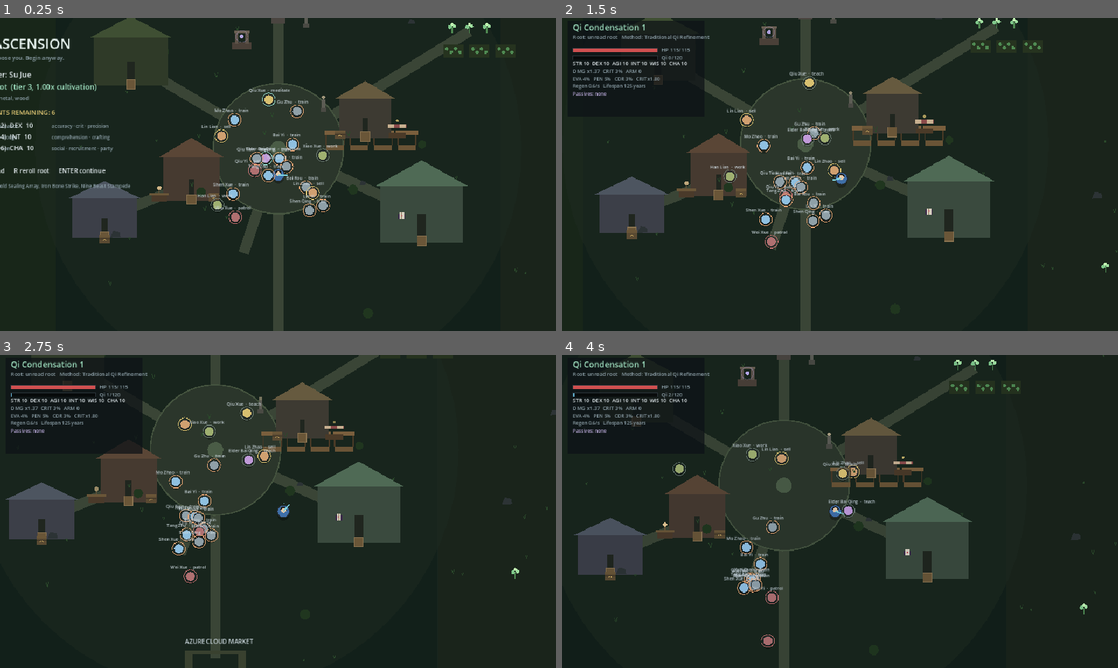
Above: before the commit, frames 1-4 (two rows, left to right).
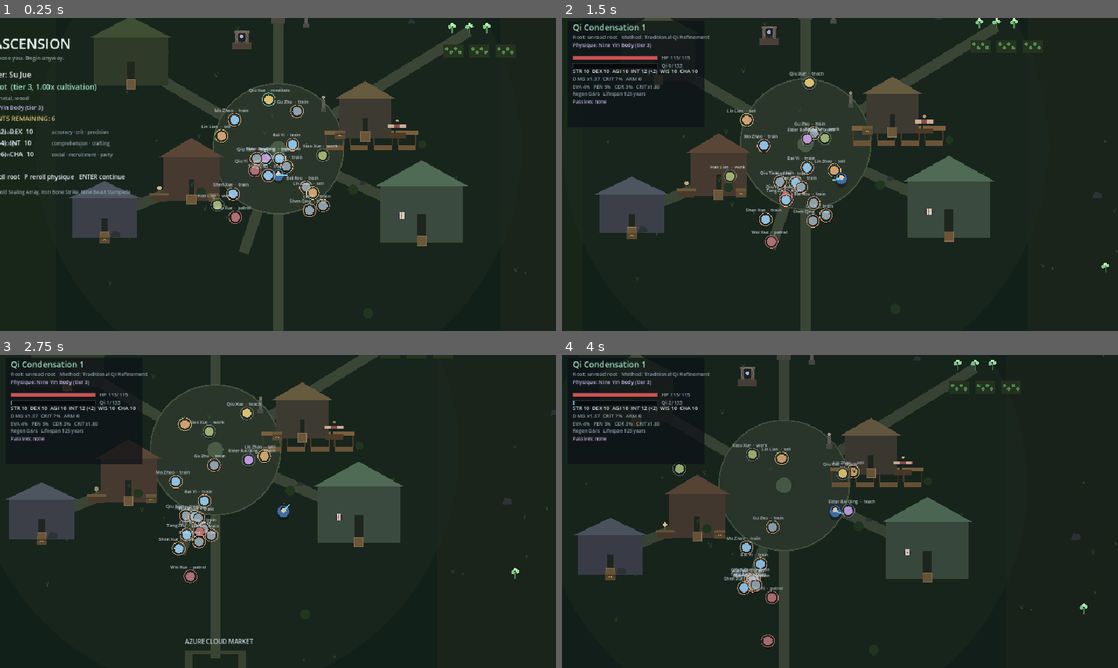
Above: after the commit, the same moments.

Repository: jiinzaa-creates/eternal-ascension
Game: Godot game, scene res://scenes/main.tscn
The game is run twice, just before and just after one commit, with the same random seed, the same clock (stepped at 60 frames per second) and the same inputs.
Inputs (mouse positions are in pixels of both pictures, inside the frame that each line leads up to):
- Up to frame 1 (0.25 s): no input
- Up to frame 2 (1.5 s): tap Enter (accept) at 0.5 s; move the mouse to (962, 158) at 0.52 s; hold D (move_right) 0.53-1.28 s; hold Enter (accept) 0.53-1.28 s; click (962, 158) at 0.67 s; tap N (creation_presentation) at 0.8, 1.35 s; move the mouse to (728, 190) at 1.27 s; hold S (move_down) from 1.28 s (still down)
- Up to frame 3 (2.75 s): tap R (reroll) at 1.55 s; move the mouse to (333, 442) at 2.02 s; release S (move_down) at 2.03 s; hold D (move_right) from 2.03 s (still down); hold R (reroll) from 2.03 s (still down); tap P (creation_physique, bound only after the commit) at 2.3 s
- Up to frame 4 (4 s): move the mouse to (812, 574) at 2.77 s; release D (move_right) at 2.78 s; release R (reroll) at 2.78 s; hold W (move_up) 2.78-3.53 s; tap P (creation_physique, bound only after the commit) at 2.85 s; click (812, 574) at 2.92 s; tap Enter (accept) at 3.05 s; move the mouse to (1006, 558) at 3.52 s; hold A (move_left) from 3.53 s (still down); hold Enter (accept) from 3.53 s (still down); tap N (creation_presentation) at 3.8 s

The runs differ from the first frame. In frame 1, 1.9% of the frame differs, in the area x 0-24%, y 27-57%; in frame 2, 1.3%; in frame 3, 1.5%; in frame 4, 1.3%.

Commit message:
M20: physiques with rolls, pipeline effects and inheritance
Milestone 20. Physiques were listed in the roadmap and did not exist at all: no
data, no roll, no effect, no way to inherit one.

- data/physiques.json defines seven weighted bodies from Mortal Frame (tier 1,
  no mods) to Chaotic Spirit Embryo (tier 5), each with a blurb and mods.
- A physique is mods only and enters StatBlock.rebuild as a fifth argument, the
  same path equipment and passives use. There is no physique-specific stat code.
- Physiques.roll(key) is weighted and deterministic through Rng, so a run's body
  is repeatable and a reroll (P at creation) advances the counter.
- Inheritance is monotonic: best_of and Player.inherit_physique accept only a
  strictly higher tier and ties keep the current body, so the realm altar can
  never hand out a downgrade. It rolls from realm_seed and is saved.
- Creation shows the rolled physique and its tier; HUD vitals list it for the
  rest of the run. Save/load carries the id; legacy saves get Mortal Frame,
  whose empty mods leave old characters untouched.
- DB validates physique ids, tiers and that every mod names a stat.

Verified: import exit 0; unit PASS 700 / FAIL 0; integration PASS 257 / FAIL 0;
boot smoke 240 frames exit 0.

🤖 Generated with Codebuff
Co-Authored-By: Codebuff <noreply@codebuff.com>

Diff:
--- a/game/core/db.gd
+++ b/game/core/db.gd
@@ -20,6 +20,7 @@
 var npc_data: Dictionary = {}
 var biomes: Array = []
 var origins: Array = []
+var physiques: Array = []
 
 var _by_id: Dictionary = {}
 
@@ -46,6 +47,7 @@
 	npc_data = _read("npcs.json")
 	biomes = _read("biomes.json").get("biomes", [])
 	origins = _read("origins.json").get("origins", [])
+	physiques = _read("physiques.json").get("physiques", [])
 
 	_index("realm", realms)
 	_index("root", roots)
@@ -58,6 +60,7 @@
 	_index("quest", quests)
 	_index("biome", biomes)
 	_index("origin", origins)
+	_index("physique", physiques)
 
 
 func _read(file: String) -> Dictionary:
@@ -130,6 +133,10 @@
 
 func origin(id: String) -> Dictionary:
 	return by_id("origin", id)
+
+
+func physique(id: String) -> Dictionary:
+	return by_id("physique", id)
 
 
 ## Snapshot of every biome by id. Passed to worker threads, so it is detached
@@ -260,6 +267,25 @@
 			if String(enemy.get("name", "")) == "":
 				problems.append("biome %s has an unnamed enemy" % id)
 
+	if physiques.size() < 6:
+		problems.append("expected at least 6 physiques, found %d" % physiques.size())
+	var physique_ids: Dictionary = {}
+	for p in physiques:
+		var id := String(p.get("id", ""))
+		if id == "":
+			problems.append("physique without id")
+			continue
+		if physique_ids.has(id):
+			problems.append("duplicate physique id " + id)
+		physique_ids[id] = true
+		if String(p.get("name", "")) == "":
+			problems.append("physique %s has no name" % id)
+		if int(p.get("tier", 0)) < 1 or int(p.get("tier", 0)) > Physiques.MAX_TIER:
+			problems.append("physique %s has an out-of-range tier" % id)
+		for mod in p.get("mods", []):
+			if String(mod.get("stat", "")) == "":
+				problems.append("physique %s has a mod without a stat" % id)
+
 	if origins.size() < 3:
 		problems.append("expected at least 3 character origins, found %d" % origins.size())
 	var origin_ids: Dictionary = {}
@@ -310,4 +336,5 @@
 		"archetypes": archetypes().size(),
 		"biomes": biomes.size(),
 		"origins": origins.size(),
+		"physiques": physiques.size(),
 	}
--- a/game/core/settings.gd
+++ b/game/core/settings.gd
@@ -42,6 +42,7 @@
 	"creation_hair": [KEY_X],
 	"creation_skin": [KEY_C],
 	"creation_presentation": [KEY_N],
+	"creation_physique": [KEY_P],
 }
 
 const MOUSE_BINDINGS := {
--- /dev/null
+++ b/game/data/physiques.json
@@ -0,0 +1,83 @@
+{
+  "physiques": [
+    {
+      "id": "physique.mortal_frame",
+      "name": "Mortal Frame",
+      "tier": 1,
+      "weight": 2600,
+      "blurb": "An ordinary body, unremarkable and stubborn. It will have to be enough.",
+      "mods": []
+    },
+    {
+      "id": "physique.iron_bone",
+      "name": "Iron Bone",
+      "tier": 2,
+      "weight": 1200,
+      "blurb": "Bones that ring like struck metal. Blows land, but they land shallow.",
+      "mods": [
+        {"stat": "armor", "value": 8},
+        {"stat": "str", "value": 2}
+      ]
+    },
+    {
+      "id": "physique.pure_yang",
+      "name": "Pure Yang Body",
+      "tier": 2,
+      "weight": 900,
+      "blurb": "Yang qi pools in the meridians without effort, and old wounds close on their own.",
+      "mods": [
+        {"stat": "qi_max_pct", "value": 8},
+        {"stat": "health_regen", "value": 0.4}
+      ]
+    },
+    {
+      "id": "physique.wind_stepping",
+      "name": "Wind-Stepping Body",
+      "tier": 3,
+      "weight": 600,
+      "blurb": "The body forgets its weight. Dust does not settle where you stand.",
+      "mods": [
+        {"stat": "move_speed_pct", "value": 8},
+        {"stat": "evasion", "value": 4},
+        {"stat": "agi", "value": 2}
+      ]
+    },
+    {
+      "id": "physique.nine_yin",
+      "name": "Nine Yin Body",
+      "tier": 3,
+      "weight": 450,
+      "blurb": "Cold meridians hold more than they should, and see the seam in every guard.",
+      "mods": [
+        {"stat": "crit_chance", "value": 4},
+        {"stat": "qi_max_pct", "value": 10},
+        {"stat": "int", "value": 2}
+      ]
+    },
+    {
+      "id": "physique.sword_bone",
+      "name": "Sword Bone",
+      "tier": 4,
+      "weight": 180,
+      "blurb": "A body grown around an edge. Every strike arrives a little too early.",
+      "mods": [
+        {"stat": "physical_damage_pct", "value": 10},
+        {"stat": "crit_damage", "value": 12},
+        {"stat": "dex", "value": 3}
+      ]
+    },
+    {
+      "id": "physique.chaotic_embryo",
+      "name": "Chaotic Spirit Embryo",
+      "tier": 5,
+      "weight": 40,
+      "blurb": "Something unformed sleeps in the marrow. The heavens have not decided what it is.",
+      "mods": [
+        {"stat": "physical_damage_pct", "value": 14},
+        {"stat": "qi_max_pct", "value": 14},
+        {"stat": "lifespan", "value": 20},
+        {"stat": "wis", "value": 3}
+      ]
+    }
+  ]
+}
--- a/game/entities/player.gd
+++ b/game/entities/player.gd
@@ -23,6 +23,8 @@
 var display_name := "Wanderer"
 ## Code-drawn looks: robe, hair and skin palettes plus a presentation line.
 var appearance := Appearance.new()
+## Innate body. Its mods enter the stat pipeline like equipment or a passive.
+var physique_id := Physiques.DEFAULT_ID
 var attrs: Attributes
 var stats: StatBlock
 var cultivation: Cultivation
@@ -77,8 +79,20 @@
 
 
 func rebuild_stats() -> void:
-	stats.rebuild(equipment, passives, cultivation.realm, cultivation.attr_mult())
+	stats.rebuild(equipment, passives, cultivation.realm, cultivation.attr_mult(), physique_id)
 	_recalc_vitals()
+
+
+## Replaces the body only with a strictly better one; ties keep what you have.
+func inherit_physique(id: String) -> bool:
+	if Physiques.find(id).is_empty():
+		return false
+	if Physiques.tier_of(id) <= Physiques.tier_of(physique_id):
+		return false
+	physique_id = id
+	rebuild_stats()
+	Bus.player_stats_changed.emit()
+	return true
 
 
 func add_passive(id: String) -> bool:
@@ -485,6 +499,7 @@
 	return {
 		"display_name": display_name,
 		"appearance": appearance.to_dict(),
+		"physique": physique_id,
 		"position": [global_position.x, global_position.y],
 		"hp": hp,
 		"hp_max": hp_max,
@@ -501,6 +516,9 @@
 func from_dict(data: Dictionary) -> void:
 	display_name = String(data.get("display_name", display_name))
 	appearance.from_dict(data.get("appearance", {}))
+	physique_id = String(data.get("physique", Physiques.DEFAULT_ID))
+	if Physiques.find(physique_id).is_empty():
+		physique_id = Physiques.DEFAULT_ID
 	var pos: Array = data.get("position", [global_position.x, global_position.y])
 	global_position = Vector2(float(pos[0]), float(pos[1]))
 	attrs.from_dict(data.get("attrs", {}))
--- a/game/scenes/main.gd
+++ b/game/scenes/main.gd
@@ -70,6 +70,7 @@
 var _hazard_accum := 0.0
 var _npc_index := 0
 var _root_rolls := 0
+var _physique_rolls := 0
 
 
 func _ready() -> void:
@@ -139,6 +140,7 @@
 	player.cultivation.root_tier = _roll_root()
 	player.cultivation.purity_bonus = _roll_purity()
 	player.cultivation.identified = false
+	player.physique_id = Physiques.roll(_physique_rolls)
 	player.spawn_point = player.position
 
 	camera_rig = CameraRig.new()
@@ -765,6 +767,13 @@
 			return
 		if event.is_action_pressed("creation_presentation"):
 			player.appearance.cycle("presentation")
+			return
+		if event.is_action_pressed("creation_physique"):
+			_physique_rolls += 1
+			player.physique_id = Physiques.roll(_physique_rolls)
+			player.rebuild_stats()
+			Bus.player_stats_changed.emit()
+			Bus.toast.emit("Your body reshapes — %s." % Physiques.name_of(player.physique_id))
 			return
 		if creation_stage == 0:
 			for i in Attributes.KEYS.size():
@@ -1173,6 +1182,11 @@
 		Bus.toast.emit("Inheritance: the Thousand Petal Illusion is yours.")
 	if gained:
 		Bus.toast.emit("Inheritance: Void Affinity awakens in your meridians.")
+	var inherited := Physiques.inherited_for(player.physique_id, realm_seed)
+	if player.inherit_physique(inherited):
+		Bus.toast.emit("Inheritance: %s awakens in your bones." % Physiques.name_of(player.physique_id))
+	elif not inherited.is_empty() and inherited == player.physique_id:
+		Bus.toast.emit("The altar's body is no greater than the one you already carry.")
 	if not learned and not gained:
 		Bus.toast.emit("The altar yields nothing you can still use.")
 	Bus.cultivation_changed.emit()
--- /dev/null
+++ b/game/systems/physiques.gd
@@ -0,0 +1,66 @@
+class_name Physiques
+extends RefCounted
+## Innate bodies: rolled at creation, applied through the stat pipeline, and
+## replaceable only by a better one.
+##
+## A physique is content plus mods, never code: the same `StatBlock.apply_mods`
+## path that equipment and passives use, so a physique can never invent a stat
+## rule of its own.
+
+const MAX_TIER := 5
+## Fallback used by saves written before physiques existed.
+const DEFAULT_ID := "physique.mortal_frame"
+
+
+static func all() -> Array:
+	return DB.physiques
+
+
+## Weighted roll. `key` is the roll counter, and `Rng` mixes the world seed, so
+## two runs with different seeds roll differently but a given run is repeatable.
+static func roll(key: int) -> String:
+	var defs: Array = DB.physiques
+	if defs.is_empty():
+		return ""
+	var weights: Array = []
+	for entry in defs:
+		weights.append(maxi(1, int((entry as Dictionary).get("weight", 1))))
+	var rng: RandomNumberGenerator = Rng.stream("physique", key, 0)
+	var index: int = int(Rng.pick_weighted(weights, rng))
+	if index < 0 or index >= defs.size():
+		return DEFAULT_ID
+	return String((defs[index] as Dictionary).get("id", DEFAULT_ID))
+
+
+static func find(id: String) -> Dictionary:
+	return DB.physique(id)
+
+
+static func tier_of(id: String) -> int:
+	return int(find(id).get("tier", 0))
+
+
+static func name_of(id: String) -> String:
+	var physique := find(id)
+	if physique.is_empty():
+		return "Mortal Frame"
+	return String(physique.get("name", DEFAULT_ID))
+
+
+static func describe(id: String) -> String:
+	var physique := find(id)
+	if physique.is_empty():
+		return "Mortal Frame (tier 1)"
+	return "%s (tier %d) — %s" % [String(physique.get("name", "?")), int(physique.get("tier", 1)), String(physique.get("blurb", ""))]
+
+
+## Higher tier wins; ties keep the current body, so an inheritance can never be a
+## downgrade dressed up as a reward.
+static func best_of(current_id: String, candidate_id: String) -> String:
+	if tier_of(candidate_id) > tier_of(current_id):
+		return candidate_id
+	return current_id
+
+
+static func inherited_for(current_id: String, key: int) -> String:
+	return best_of(current_id, roll(key))
--- a/game/systems/stat_block.gd
+++ b/game/systems/stat_block.gd
@@ -59,7 +59,8 @@
 
 ## Rebuilds every modifier from equipment and passives. Called whenever the
 ## player equips something, gains a passive, or advances a realm.
-func rebuild(equipment: Dictionary, passive_ids: Array, realm_number: int, realm_attribute_mult: float) -> void:
+func rebuild(equipment: Dictionary, passive_ids: Array, realm_number: int, realm_attribute_mult: float,
+		physique_id: String = "") -> void:
 	reset()
 	realm = realm_number
 	realm_mult = realm_attribute_mult
@@ -71,6 +72,11 @@
 		flat_stats["weapon_damage"] = flat("weapon_damage") + float(item.get("base_damage", 0.0))
 		flat_stats["armor"] = flat("armor") + float(item.get("armor", 0.0))
 		apply_mods(item.get("mods", []), String(item.get("name", "item")))
+
+	if physique_id != "":
+		var physique: Dictionary = DB.physique(physique_id)
+		if not physique.is_empty():
+			apply_mods(physique.get("mods", []), String(physique.get("name", "physique")))
 
 	for id in passive_ids:
 		var passive: Dictionary = DB.by_id("passive", String(id))
--- a/game/tests/integration.gd
+++ b/game/tests/integration.gd
@@ -409,9 +409,11 @@
 	check(exit_node.get_parent() == main.world, "realm interactables sort with the world")
 	check(main.realm_instance.all_rooms_reachable(), "every room of the generated realm is reachable")
 
+	var physique_at_altar: String = player.physique_id
 	player.global_position = altar.global_position
 	main._try_interact()
 	check(main.inheritance_taken, "the altar grants an inheritance")
+	check(Physiques.tier_of(player.physique_id) >= Physiques.tier_of(physique_at_altar), "the inheritance never weakens the body")
 	check(player.passives.has("passive.void_affinity"), "the inheritance grants a passive")
 	check(player.technique_ids.has("tech.palm.thousand_petals"), "the inheritance grants a hidden technique")
 
@@ -820,6 +822,16 @@
 		check(main._marrow_count() == marrow_before - 1, "evolution consumes the marrow")
 		check(player.cultivation.root_mult() > 0.0, "the evolved root has a cultivation multiplier")
 
+	# --- physiques -------------------------------------------------------------
+	check(not Physiques.find(player.physique_id).is_empty(), "the run records an innate physique")
+	var physique_before: String = player.physique_id
+	var armour_before: float = player.stats.armor()
+	var better := Physiques.tier_of("physique.iron_bone") > Physiques.tier_of(physique_before)
+	check(player.inherit_physique("physique.iron_bone") == better, "inheritance accepts only a better body")
+	if better:
+		check(player.stats.armor() > armour_before, "the inherited body changes the stat pipeline")
+	check(not player.inherit_physique("physique.mortal_frame"), "inheritance never downgrades")
+
 	main._save(90)
 	var saved_tier: int = player.cultivation.root_tier
 	var saved_purity: float = player.cultivation.purity_bonus
@@ -837,6 +849,7 @@
 
 	var saved_passives := player.passives.size()
 	var saved_stones := Game.spirit_stones
+	var saved_physique: String = player.physique_id
 	player.passives.clear()
 	player.rebuild_stats()
 	main.quests.step_index = 0
@@ -848,6 +861,7 @@
 	check(player.passives.size() == saved_passives, "quick load restores passives")
 	check(main.quests.completed, "quick load restores quest completion")
 	check(main.inheritance_taken, "quick load restores the inheritance")
+	check(player.physique_id == saved_physique, "quick load restores the physique")
 	check(Game.spirit_stones == saved_stones, "quick load restores spirit stones")
 	check(container.used, "a searched container stays spent after loading")
 	check(player.technique_ids.has("tech.blood.crimson_moon"), "a manual's technique survives a reload")
--- a/game/tests/run_tests.gd
+++ b/game/tests/run_tests.gd
@@ -21,6 +21,7 @@
 	_extreme_tests()
 	_secondary_tests()
 	_root_system_tests()
+	_physique_tests()
 	_rng_tests()
 	_item_tests()
 	_cultivation_tests()
@@ -482,6 +483,86 @@
 	var wild := Cultivation.new()
 	wild.from_dict({"purity_bonus": 9.0})
 	check(wild.purity_bonus == Roots.PURITY_BONUS_MAX, "a wild purity bonus is clamped")
+
+
+# ------------------------------------------------------------- physiques ----
+
+func _physique_tests() -> void:
+	print("[physiques] rolls, stat effects and inheritance")
+	check(DB.physiques.size() >= 6, "at least six physiques exist (%d)" % DB.physiques.size())
+	var seen := {}
+	var known_stats: Array = []
+	known_stats.append_array(Attributes.KEYS)
+	known_stats.append_array(StatBlock.PERCENT_STATS)
+	known_stats.append_array(StatBlock.FLAT_STATS)
+	for entry in DB.physiques:
+		var id := String(entry.get("id", ""))
+		seen[id] = true
+		check(id != "" and String(entry.get("name", "")) != "", "every physique is named")
+		check(int(entry.get("tier", 0)) >= 1 and int(entry.get("tier", 0)) <= Physiques.MAX_TIER, "%s has a valid tier" % id)
+		for mod in entry.get("mods", []):
+			check(known_stats.has(String(mod.get("stat", ""))), "%s uses a known stat (%s)" % [id, String(mod.get("stat", ""))])
+	check(seen.size() == DB.physiques.size(), "physique ids are unique")
+	check(not Physiques.find("physique.mortal_frame").is_empty(), "physiques are indexed by id")
+
+	var first := Physiques.roll(7)
+	check(first != "" and not Physiques.find(first).is_empty(), "a roll returns a real physique")
+	check(Physiques.roll(7) == first, "rolls are deterministic")
+	var tiers := {}
+	for key in 120:
+		tiers[Physiques.tier_of(Physiques.roll(key))] = true
+	check(tiers.size() >= 3, "rolls reach several tiers (%d)" % tiers.size())
+
+	check(Physiques.tier_of("physique.chaotic_embryo") > Physiques.tier_of("physique.iron_bone"), "tiers are ordered")
+	check(Physiques.best_of("physique.iron_bone", "physique.sword_bone") == "physique.sword_bone", "a better body wins")
+	check(Physiques.best_of("physique.sword_bone", "physique.iron_bone") == "physique.sword_bone", "a worse body is rejected")
+	check(Physiques.best_of("physique.iron_bone", "physique.iron_bone") == "physique.iron_bone", "a tie keeps the current body")
+	check(not Physiques.describe("physique.iron_bone").is_empty(), "physiques describe themselves")
+
+	var bare := StatBlock.new(Attributes.new())
+	bare.rebuild({}, [], 1, 1.0)
+	var iron := StatBlock.new(Attributes.new())
+	iron.rebuild({}, [], 1, 1.0, "physique.iron_bone")
+	check(iron.armor() > bare.armor(), "a physique adds armour")
+	check(iron.get_attr("str") == bare.get_attr("str") + 2, "a physique adds attributes")
+	var unknown := StatBlock.new(Attributes.new())
+	unknown.rebuild({}, [], 1, 1.0, "physique.nonexistent")
+	check(unknown.armor() == bare.armor(), "an unknown physique adds nothing")
+
+	var body := Player.new()
+	body.attrs = Attributes.new()
+	body.stats = StatBlock.new(body.attrs)
+	body.cultivation = Cultivation.new()
+	body.physique_id = "physique.mortal_frame"
+	body.rebuild_stats()
+	check(not body.inherit_physique("physique.mortal_frame"), "an equal body is not inherited")
+	check(not body.inherit_physique("physique.nonexistent"), "an unknown body is not inherited")
+	check(body.inherit_physique("physique.sword_bone"), "a better body is inherited")
+	check(body.physique_id == "physique.sword_bone", "the inherited body is kept")
+	check(not body.inherit_physique("physique.iron_bone"), "inheritance cannot downgrade")
+	body.free()
+
+	var saved := Player.new()
+	saved.attrs = Attributes.new()
+	saved.stats = StatBlock.new(saved.attrs)
+	saved.cultivation = Cultivation.new()
+	saved.physique_id = "physique.pure_yang"
+	var data := saved.to_dict()
+	var loaded := Player.new()
+	loaded.attrs = Attributes.new()
+	loaded.stats = StatBlock.new(loaded.attrs)
+	loaded.cultivation = Cultivation.new()
+	loaded.from_dict(data)
+	check(loaded.physique_id == "physique.pure_yang", "the physique survives a save")
+	var legacy := Player.new()
+	legacy.attrs = Attributes.new()
+	legacy.stats = StatBlock.new(legacy.attrs)
+	legacy.cultivation = Cultivation.new()
+	legacy.from_dict({"display_name": "Old"})
+	check(legacy.physique_id == Physiques.DEFAULT_ID, "legacy saves get the default body")
+	loaded.free()
+	saved.free()
+	legacy.free()
 
 
 func _rng_tests() -> void:
--- a/game/ui/hud.gd
+++ b/game/ui/hud.gd
@@ -80,7 +80,7 @@
 func draw_vitals(player: Player) -> void:
 	var x := 24.0
 	var y := 28.0
-	draw_rect(Rect2(x - 12.0, y - 22.0, 316.0, 220.0), PANEL_BG)
+	draw_rect(Rect2(x - 12.0, y - 22.0, 316.0, 244.0), PANEL_BG)
 
 	_text(Vector2(x, y), player.cultivation.stage_label(), 19, ACCENT)
 	y += 20.0
@@ -89,6 +89,8 @@
 	if not player.cultivation.identified:
 		root_label = "unread root"
 	_text(Vector2(x, y), "Root: %s   Method: %s" % [root_label, String(player.cultivation.method_data().get("name", "?"))], 12, MUTED)
+	y += 18.0
+	_text(Vector2(x, y), "Physique: %s (tier %d)" % [Physiques.name_of(player.physique_id), Physiques.tier_of(player.physique_id)], 12, Color("#c8b8e8"))
 	y += 20.0
 
 	_bar(Vector2(x, y), Vector2(196.0, 10.0), player.hp / maxf(1.0, player.hp_max), Color("#d05050"),
@@ -280,7 +282,10 @@
 	y += 24.0
 	var aff_line := "Affinities: " + ", ".join(affinities)
 	_text(Vector2(cx - _text_width(aff_line, 12) * 0.5, y), aff_line, 12, MUTED)
-	y += 34.0
+	y += 22.0
+	var physique_line := "Physique: %s (tier %d)" % [Physiques.name_of(player.physique_id), Physiques.tier_of(player.physique_id)]
+	_text(Vector2(cx - _text_width(physique_line, 13) * 0.5, y), physique_line, 13, Color("#c8b8e8"))
+	y += 26.0
 
 	var remaining := int(host.allocation_remaining())
 	var points_line := "FORMATION POINTS REMAINING: %d" % remaining
@@ -301,7 +306,7 @@
 		_text(Vector2(x + 118.0, line_y), _attribute_note(key), 11, MUTED)
 	y += 26.0 * 3.0 + 26.0
 
-	var hint := "1-6 add a point      BACKSPACE refund      R reroll root      ENTER continue"
+	var hint := "1-6 add a point   BACKSPACE refund   R reroll root   P reroll physique   ENTER continue"
 	_text(Vector2(cx - _text_width(hint, 14) * 0.5, y), hint, 14, INK)
 	y += 34.0
 
Not shown, added: game/systems/physiques.gd.uid
Not shown, changed: docs/DEVELOPMENT.md
